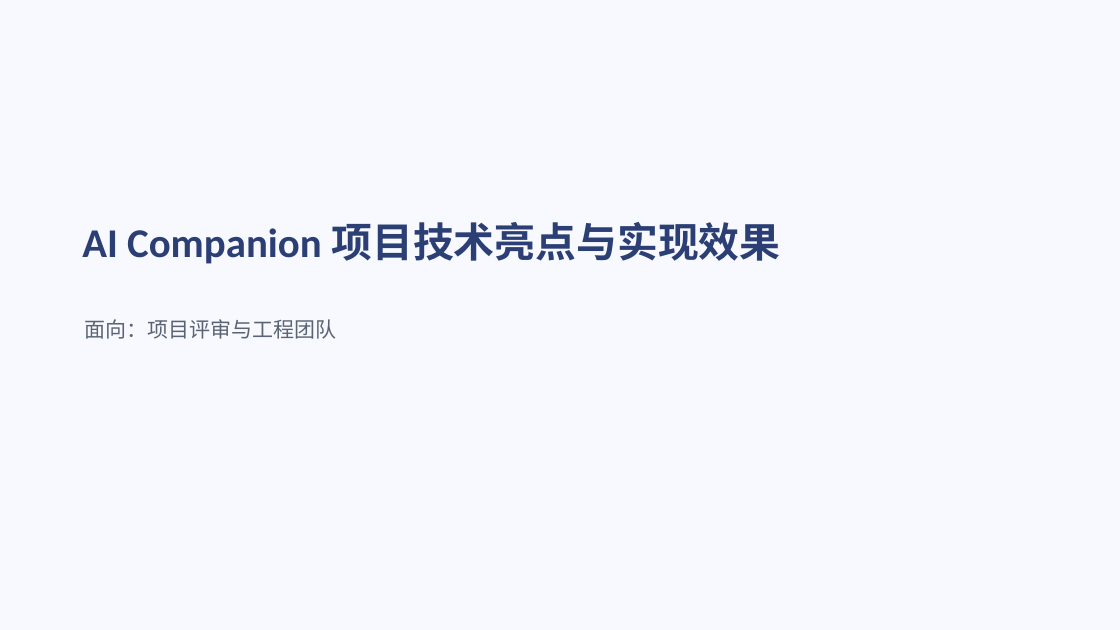
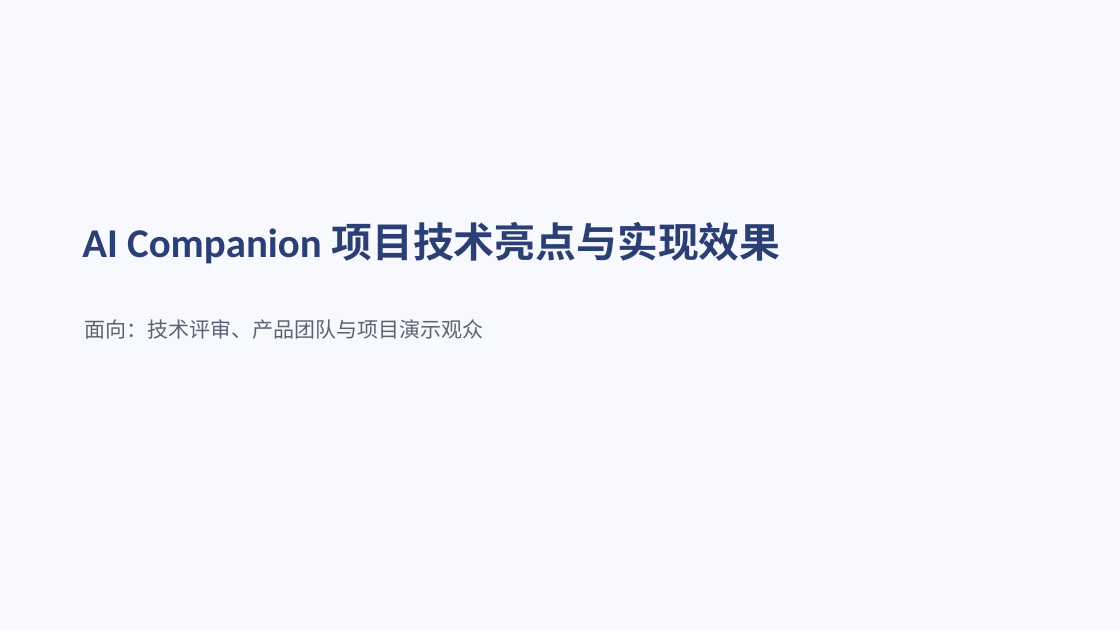
Before and after one commit to bamboo-ye/ai-companion, a slide deck: slide 1 of docs/demo/ai-companion-overview.pptx. Drawn at 1120x630 pixels with LibreOffice and Linux fonts; fonts in the diff are those of the drawing. Boxes give left, top, right and bottom in pixels: in the first picture for what was removed or moved away, otherwise in the second. Text is boxed around its words. In the diff, an @@ line names an element or a change of style, - is before the commit and + after.

```diff
--- a/docs/demo/ai-companion-overview.pptx
+++ b/docs/demo/ai-companion-overview.pptx
@@ subtitle at box(85, 319, 484, 339): text changed @@
-面向：项目评审与工程团队
+面向：技术评审、产品团队与项目演示观众
```
Also in this commit, not shown: 7 slides added, 6 slides removed, 11 other files.
